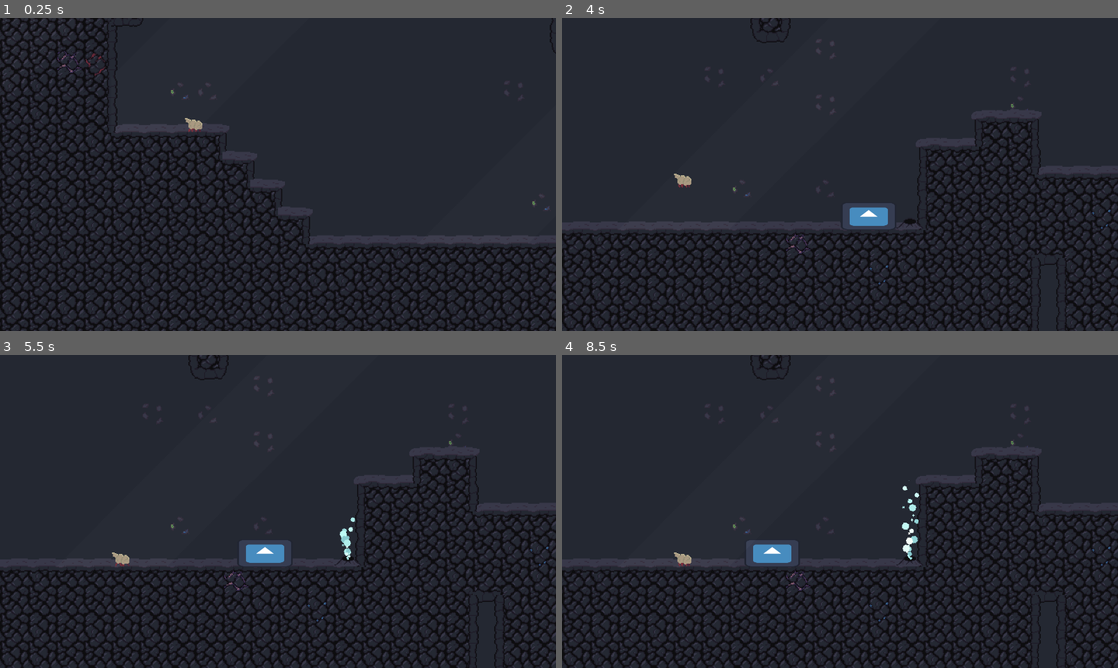
Above: before the commit, frames 1-4 (two rows, left to right).
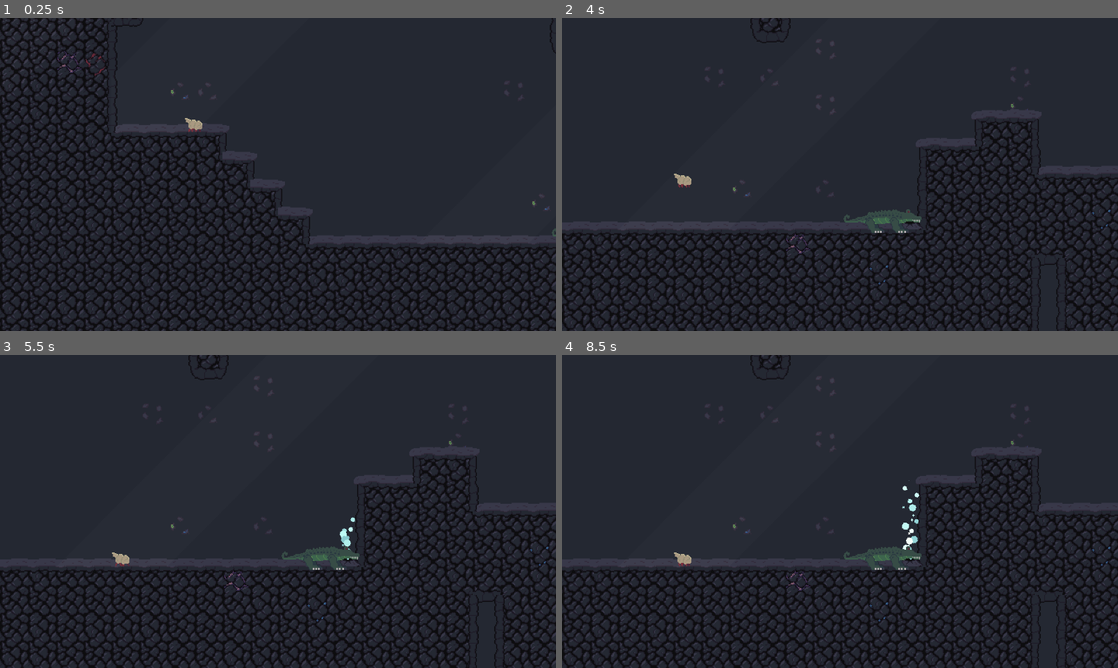
Above: after the commit, the same moments.

Repository: Horryportier/shovel-jam-2025
Game: Godot game, scene res://scenes/root/root.tscn
The game is run twice, just before and just after one commit, with the same random seed, the same clock (stepped at 60 frames per second) and the same inputs. The engine's default icon, where the game draws it, is replaced by a stand-in: a white triangle on a blue panel in a dark square.
Inputs:
- Up to frame 1 (0.25 s): no input
- Up to frame 2 (4 s): tap Enter at 0.5 s; hold S (CROUCH) 0.53-1.28 s; hold D (RIGHT) 0.53-2.03 s; tap Space (JUMP) at 0.77, 1.52, 3.02, 3.77 s; tap S (CROUCH) at 1.35, 2.85 s; hold A (LEFT) 2.03-2.78 s; hold S (CROUCH) 2.03-2.78 s; hold D (RIGHT) from 2.78 s (still down); hold S (CROUCH) from 3.53 s (still down)
- Up to frame 3 (5.5 s): release D (RIGHT) at 4.28 s; release S (CROUCH) at 4.28 s; hold A (LEFT) 4.28-5.03 s; tap S (CROUCH) at 4.35 s; tap Space (JUMP) at 4.52 s; hold D (RIGHT) from 5.03 s (still down); hold S (CROUCH) from 5.03 s (still down)
- Up to frame 4 (8.5 s): release D (RIGHT) at 5.78 s; release S (CROUCH) at 5.78 s; hold A (LEFT) 5.78-7.28 s; tap S (CROUCH) at 5.85, 7.35 s; tap Space (JUMP) at 6.02, 6.77, 7.52 s; hold S (CROUCH) 6.53-7.28 s; hold D (RIGHT) from 7.28 s (still down); hold S (CROUCH) from 8.03 s (still down)

The runs differ from the first frame. In frame 1, less than 0.1% of the frame differs, in the area x 99-100%, y 67-70%; in frame 2, 0.8%; in frame 3, 1.0%; in frame 4, 1.1%, in the area x 33-65%, y 59-69%.
Error after the commit: Invalid assignment of property or key 'flip_h' with value of type 'bool' on a base object of type 'null instance'. (res://scenes/Enemy/enemy.gd:46)

Commit message:
crock sprite

Diff:
--- a/scenes/Enemy/enemy.tscn
+++ b/scenes/Enemy/enemy.tscn
@@ -1,10 +1,14 @@
-[gd_scene load_steps=12 format=3 uid="uid://jwmg1tl3nxb8"]
+[gd_scene load_steps=16 format=3 uid="uid://jwmg1tl3nxb8"]
 
-[ext_resource type="Texture2D" uid="uid://bu8nc6ue8lkv0" path="res://icon.svg" id="1_84vye"]
 [ext_resource type="Script" uid="uid://0adr23a0sun3" path="res://scenes/Enemy/enemy.gd" id="1_vamnb"]
 [ext_resource type="Script" uid="uid://qtjlvk576t6b" path="res://scripts/Commponets/health_commponet.gd" id="2_o5uld"]
 [ext_resource type="Script" uid="uid://vljncnon2nfc" path="res://scripts/Commponets/hurtbox.gd" id="2_vamnb"]
+[ext_resource type="Texture2D" uid="uid://dbl1xv71jn7uc" path="res://assets/enemy/crock_enemy_BLegBack_000.png" id="3_ebm38"]
+[ext_resource type="Texture2D" uid="uid://ba3thky5vdpuk" path="res://assets/enemy/crock_enemy_BLegFront_000.png" id="4_q0kbr"]
+[ext_resource type="Texture2D" uid="uid://oeogvugyn8ap" path="res://assets/enemy/crock_enemy_Layer 1_000.png" id="5_fx0l5"]
 [ext_resource type="Script" uid="uid://jb5gmyd8qbfe" path="res://scripts/Commponets/hitbox.gd" id="5_grfqg"]
+[ext_resource type="Texture2D" uid="uid://dr6wcuu2xbahr" path="res://assets/enemy/crock_enemy_FLegBack_000.png" id="6_pg6jp"]
+[ext_resource type="Texture2D" uid="uid://bahnc1dcsio3i" path="res://assets/enemy/crock_enemy_FLegFront_000.png" id="7_lkp36"]
 
 [sub_resource type="RectangleShape2D" id="RectangleShape2D_o5uld"]
 size = Vector2(32, 32)
@@ -61,15 +65,37 @@
 script = ExtResource("2_o5uld")
 metadata/_custom_type_script = "uid://qtjlvk576t6b"
 
-[node name="Sprite2D" type="Sprite2D" parent="."]
-position = Vector2(0, 5.68434e-14)
-scale = Vector2(0.5, 0.25)
-texture = ExtResource("1_84vye")
+[node name="Visual" type="Node2D" parent="."]
+
+[node name="CrockEnemyBLegBack000" type="Sprite2D" parent="Visual"]
+position = Vector2(-13, 4)
+texture = ExtResource("3_ebm38")
+offset = Vector2(6, 6)
+
+[node name="CrockEnemyBLegFront000" type="Sprite2D" parent="Visual"]
+position = Vector2(15, 4)
+texture = ExtResource("4_q0kbr")
+offset = Vector2(6, 6)
+
+[node name="CrockEnemyLayer1000" type="Sprite2D" parent="Visual"]
+texture = ExtResource("5_fx0l5")
+
+[node name="CrockEnemyFLegBack000" type="Sprite2D" parent="Visual"]
+position = Vector2(-16, 4)
+texture = ExtResource("6_pg6jp")
+offset = Vector2(6, 6)
+
+[node name="CrockEnemyFLegFront000" type="Sprite2D" parent="Visual"]
+position = Vector2(12, 4)
+texture = ExtResource("7_lkp36")
+offset = Vector2(6, 6)
 
 [node name="CollisionShape2D" type="CollisionShape2D" parent="."]
+visible = false
 shape = SubResource("RectangleShape2D_o5uld")
 
 [node name="Hurtbox2D" type="Area2D" parent="."]
+visible = false
 collision_layer = 4
 script = ExtResource("2_vamnb")
 metadata/_custom_type_script = "uid://vljncnon2nfc"
@@ -79,16 +105,20 @@
 debug_color = Color(0.23733, 0.637015, 1.92523e-07, 0.42)
 
 [node name="LEFT" type="RayCast2D" parent="."]
+visible = false
 target_position = Vector2(48, 0)
 
 [node name="RIGHT" type="RayCast2D" parent="."]
+visible = false
 target_position = Vector2(-48, 0)
 
 [node name="PlayerDetector" type="RayCast2D" parent="."]
+visible = false
 target_position = Vector2(100, 0)
 collision_mask = 2
 
 [node name="Hitbox2D" type="Area2D" parent="."]
+visible = false
 collision_layer = 4
 collision_mask = 3
 script = ExtResource("5_grfqg")
Binary file changed: assets/enemy/crock_enemy.aseprite
Binary file added: assets/enemy/crock_enemy.png
Not shown, added: assets/enemy/crock_enemy.png.import
Binary file added: assets/enemy/crock_enemy_BLegBack_000.png
Not shown, added: assets/enemy/crock_enemy_BLegBack_000.png.import
Binary file added: assets/enemy/crock_enemy_BLegFront_000.png
Not shown, added: assets/enemy/crock_enemy_BLegFront_000.png.import
Binary file added: assets/enemy/crock_enemy_FLegBack_000.png
Not shown, added: assets/enemy/crock_enemy_FLegBack_000.png.import
Binary file added: assets/enemy/crock_enemy_FLegFront_000.png
Not shown, added: assets/enemy/crock_enemy_FLegFront_000.png.import
Binary file added: assets/enemy/crock_enemy_Layer 1_000.png
(and 7 more such lines)
